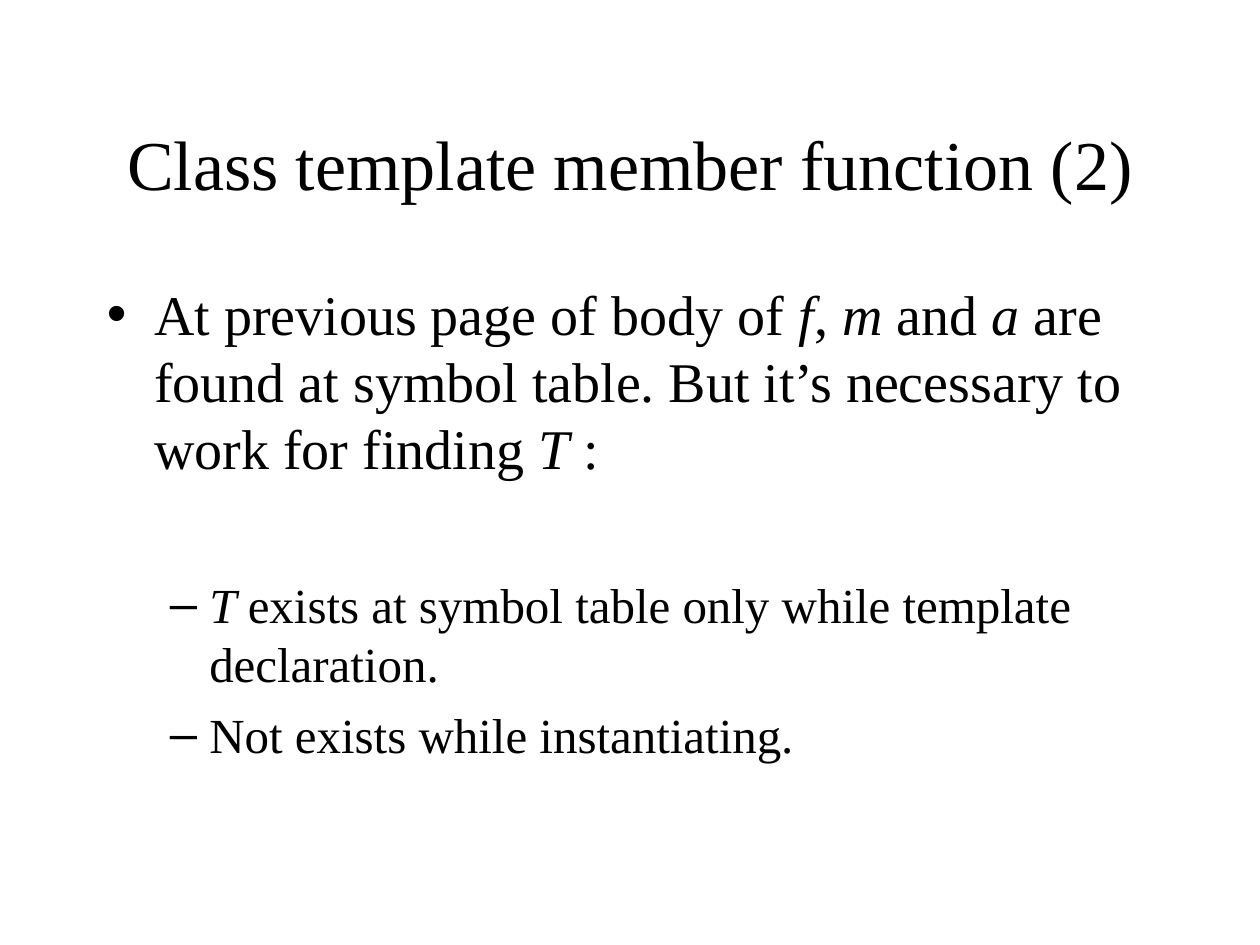
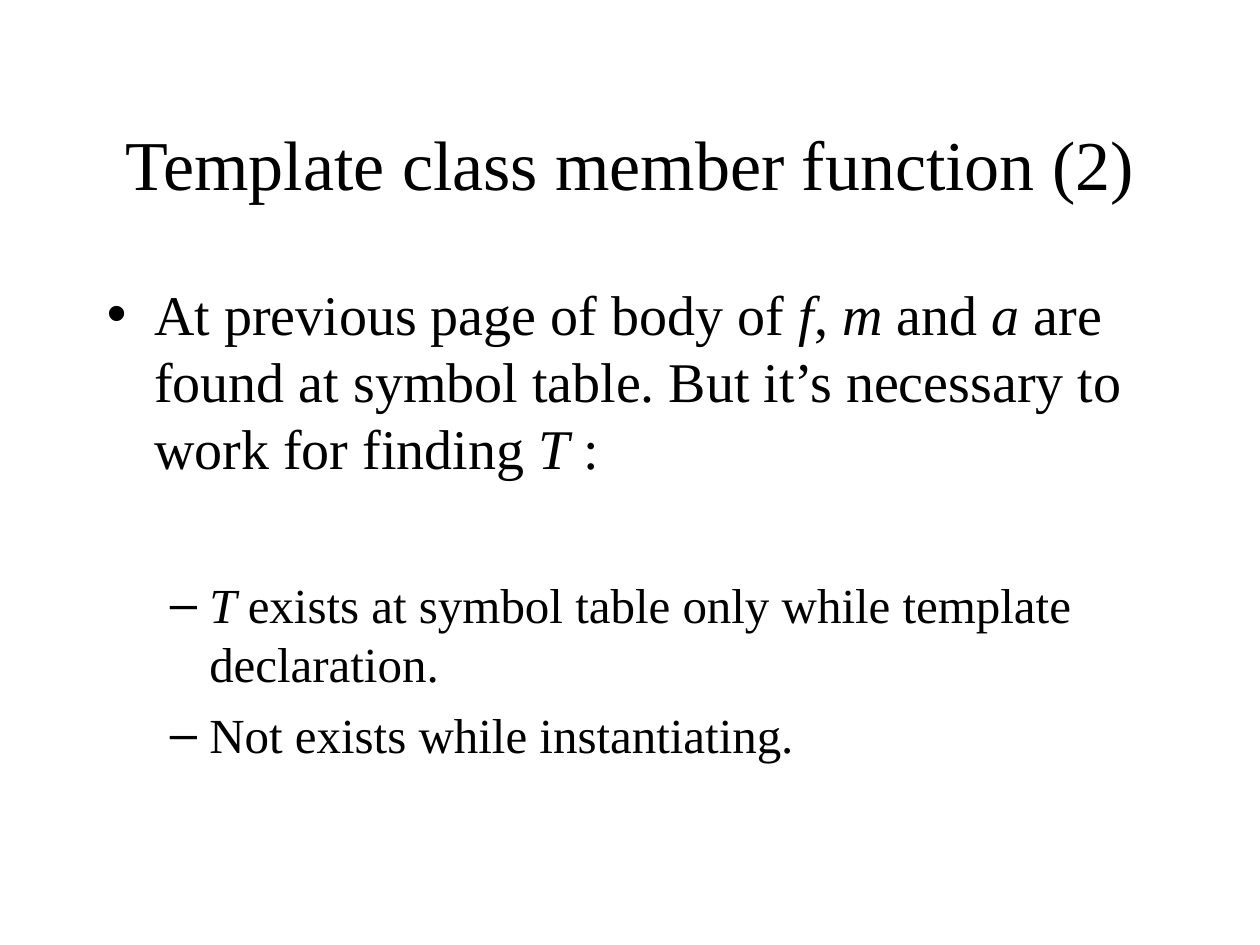
Before and after one commit to KeiHasegawa/cxx_doc, a slide deck: slide 7 of 14_template_parse_e.ppt. Drawn at 1260x945 pixels with LibreOffice and Linux fonts; fonts in the diff are those of the drawing. Boxes give left, top, right and bottom in pixels: in the first picture for what was removed or moved away, otherwise in the second. Text is boxed around its words. In the diff, an @@ line names an element or a change of style, - is before the commit and + after.

```diff
--- a/14_template_parse_e.ppt
+++ b/14_template_parse_e.ppt
@@ title at [126, 140, 1134, 203]: text changed @@
-Class template member function (2)
+Template class member function (2)
```
Also in this commit, not shown: 3 other slides changed, 3 other files.
